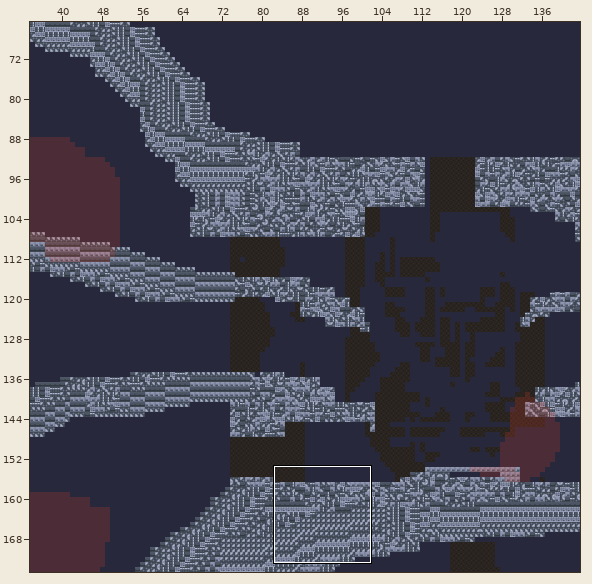
Tiled map (JSON) -- src/maps/map000.json. Above, an overview of the earlier version with the close-up marked.
Close-up. Earlier state:
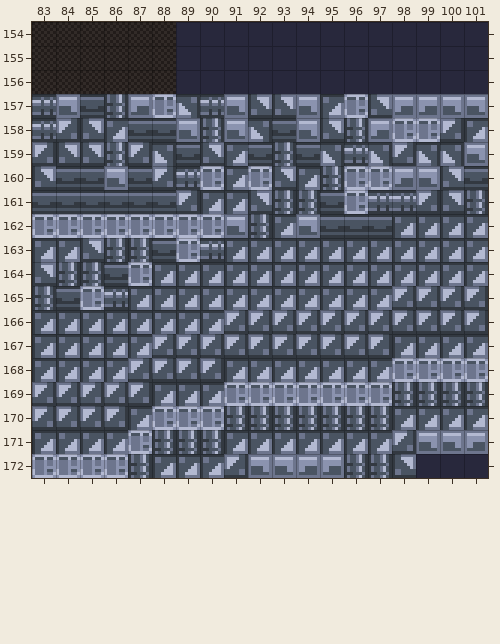
Cells are 8x8 px. Shown: x 83..101, y 154..172. The commit also changed other parts of the map, which this record leaves out.
Once edited:
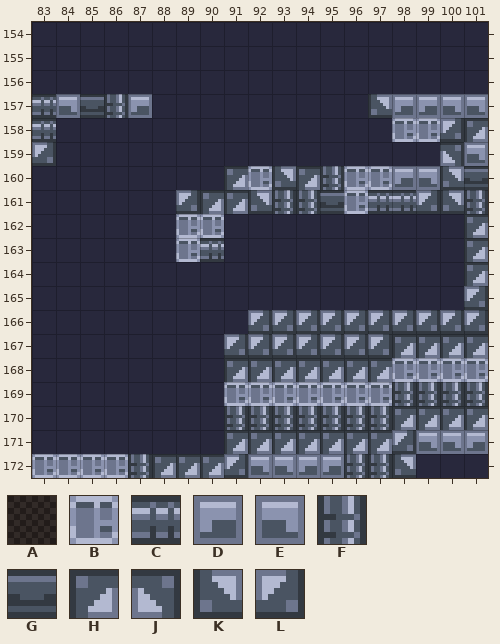
Key: from "tiles": A 0, B 128, C 129, D 130, E 131, F 132, G 133, H 140, J 141, K 142, L 143.
_ is an empty cell.
From old to new:
Layer "Map":
y 154..156: x 83..88 AAAAAA -> ______
y 157: x 88..96 BJCEKKEHB -> _________
y 158: x 84..97 LKHGGEFEJGEKFD -> ______________
y 159: x 84..99 KKFLJGKHGFGJCJLJ -> ________________
y 160: x 83..90 KGGEGLCB -> ________
y 161: x 83..88 GGGGGG -> ______
y 162: x 83..88 BBBBBB -> ______; x 91..100 EFHEGGGHHH -> __________
y 163: x 83..88 HHKFFG -> ______; x 91..100 HHHHHHHHHH -> __________
y 164: x 83..100 KFFGBHHHHHHHHHHHHH -> __________________
y 165: x 83..100 FGBCHHHHHHHHHHHLLL -> __________________
y 166: x 83..91 HHHHHHHHL -> _________
y 167: x 83..90 HHHHHLLL -> ________
y 168: x 83..90 HHHHLLLL -> ________
y 169: x 83..90 LLLLLHHH -> ________
y 170: x 83..90 LLLLHBBB -> ________
y 171: x 83..90 HHHHBFFF -> ________
Boxes around the changes in both close-ups, in picture pixels (x1, y1, x2, y2):
removed: (32, 22, 464, 454)
